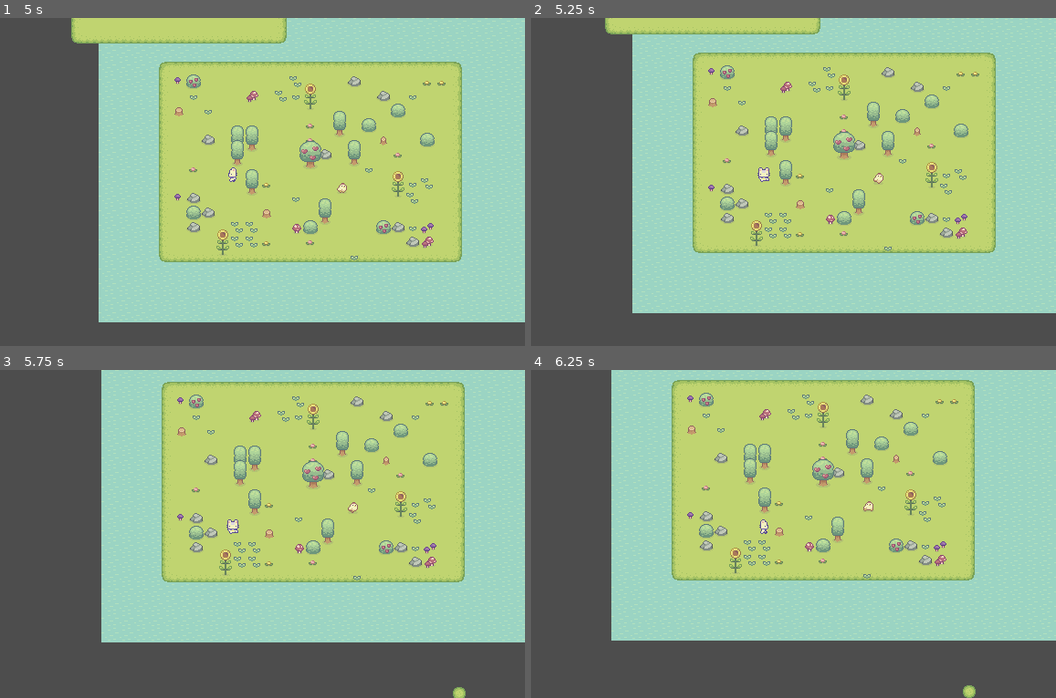
Above: before the commit, frames 1-4 (two rows, left to right).
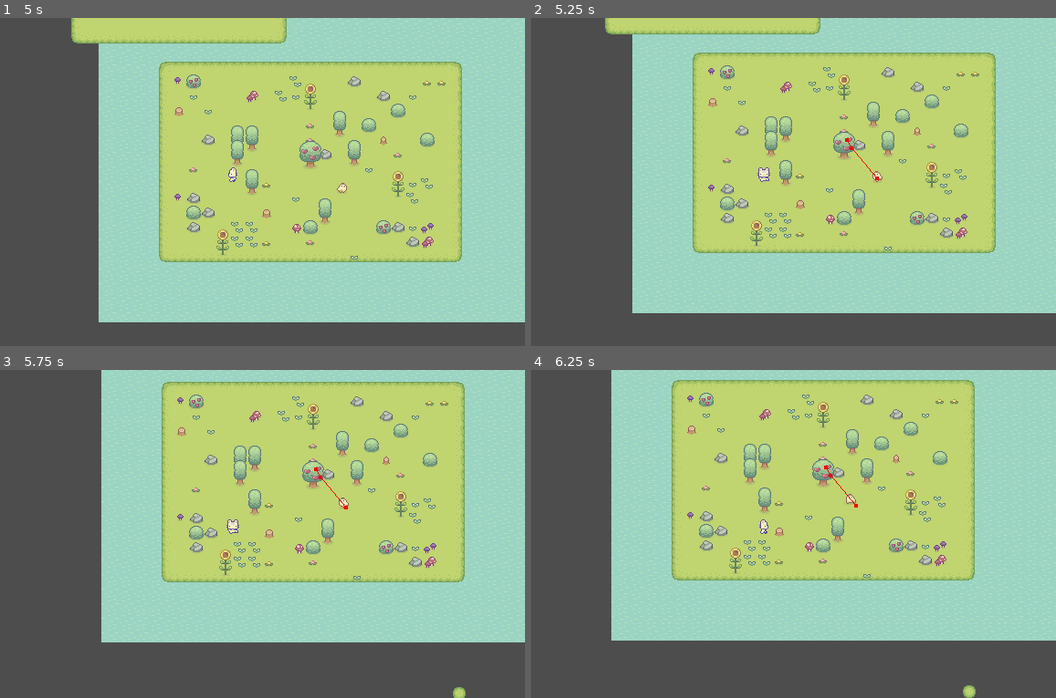
Above: after the commit, the same moments.

Repository: ataraxia1630/crop_game
Game: Godot game, scene res://scenes/test/test_scene_chicken_npc.tscn
The game is run twice, just before and just after one commit, with the same random seed, the same clock (stepped at 60 frames per second) and the same inputs. The project has no main scene, so this scene is started directly.
Inputs:
- Up to frame 1 (5 s): hold D (walk_right) 0.53-1.28 s; tap one key every 0.75 s from 0.6 s: O (chopping) I (tilling) P (watering) O (chopping) I (tilling) P (watering); hold S (walk_down) 1.28-2.03 s; hold D (walk_right) 2.03-2.78 s; hold W (walk_up) 2.78-3.53 s; hold A (walk_left) from 3.53 s (still down)
- Up to frame 2 (5.25 s): release A (walk_left) at 5.03 s; hold S (walk_down) from 5.03 s (still down); tap O (chopping) at 5.1 s
- Up to frame 3 (5.75 s): keep holding S (walk_down)
- Up to frame 4 (6.25 s): release S (walk_down) at 5.78 s; hold D (walk_right) from 5.78 s (still down); tap I (tilling) at 5.85 s

Frame 1 is identical in both runs. In frame 2, less than 0.1% of the frame differs, in the area x 59-68%, y 36-51%; in frame 3, 0.1%; in frame 4, 0.1%, in the area x 55-66%, y 29-44%.
Error in both runs: Invalid access to property or key 'hit_damage' on a base object of type 'Dictionary'. (res://scenes/components/hit_component.gd:21)

Commit message:
chicken navigation with region and agent

Diff:
--- a/project.godot
+++ b/project.godot
@@ -67,6 +67,7 @@
 [layer_names]
 
 2d_physics/layer_1="Ground"
+2d_navigation/layer_1="Chicken Navigation"
 2d_physics/layer_2="Player"
 2d_physics/layer_3="Interactable"
 2d_physics/layer_4="Tool"
--- a/scenes/characters/chicken/chicken.tscn
+++ b/scenes/characters/chicken/chicken.tscn
@@ -74,6 +74,10 @@
 [node name="CollisionShape2D" type="CollisionShape2D" parent="."]
 shape = SubResource("CircleShape2D_wxs42")
 
+[node name="NavigationAgent2D" type="NavigationAgent2D" parent="."]
+avoidance_enabled = true
+debug_enabled = true
+
 [node name="StateMachine" type="Node" parent="." node_paths=PackedStringArray("initial_state")]
 script = ExtResource("2_awcwn")
 initial_state = NodePath("Idle")
@@ -83,7 +87,8 @@
 chicken = NodePath("../..")
 animated_sprite_2d = NodePath("../../AnimatedSprite2D")
 
-[node name="Walk" type="Node" parent="StateMachine" node_paths=PackedStringArray("chicken", "animated_sprite_2d")]
+[node name="Walk" type="Node" parent="StateMachine" node_paths=PackedStringArray("chicken", "animated_sprite_2d", "navigation_agent_2d")]
 script = ExtResource("4_r6a33")
 chicken = NodePath("../..")
 animated_sprite_2d = NodePath("../../AnimatedSprite2D")
+navigation_agent_2d = NodePath("../../NavigationAgent2D")
--- a/scenes/characters/chicken/walk_state.gd
+++ b/scenes/characters/chicken/walk_state.gd
@@ -3,10 +3,17 @@
 @export var chicken: CharacterBody2D
 @export var animated_sprite_2d: AnimatedSprite2D
 @export var walking_timer: float = 10.0
+@export var navigation_agent_2d: NavigationAgent2D
 
 var timer: Timer
+var is_walk_state_timeout: bool = false
 
-var is_walk_state_timeout: bool = false
+var speed: float
+var min_speed: float = 5.0
+var max_speed: float = 10.0
+
+func _ready() -> void:
+	navigation_agent_2d.navigation_finished.connect(on_navigation_finished)
 
 # when the state become active
 func _on_enter() -> void:
@@ -20,7 +27,8 @@
 	timer.start()
 
 	animated_sprite_2d.play("walk")
-
+	set_new_target()
+	set_new_speed()
 
 # when the state is about to change
 func _on_exit() -> void:
@@ -34,7 +42,10 @@
 	pass
 
 func _on_physics_process(_delta : float) -> void:
-	chicken.velocity.x = RandomNumberGenerator.new().randf_range(10, 15)
+	var target_pos = navigation_agent_2d.get_next_path_position()
+	var direction = chicken.global_position.direction_to(target_pos)
+	animated_sprite_2d.flip_h = direction.x < 0
+	chicken.velocity = direction * speed
 	chicken.move_and_slide()
 
 func _on_next_transitions() -> void:
@@ -44,3 +55,14 @@
 
 func on_walk_state_timeout():
 	is_walk_state_timeout = true
+
+func on_navigation_finished():
+	set_new_target()
+	set_new_speed()
+
+func set_new_target():
+	var target: Vector2 = NavigationServer2D.map_get_random_point(navigation_agent_2d.get_navigation_map(), navigation_agent_2d.navigation_layers, false)
+	navigation_agent_2d.target_position = target
+
+func set_new_speed():
+	speed = randf_range(min_speed, max_speed)
--- a/scenes/test/test_scene_chicken_npc.tscn
+++ b/scenes/test/test_scene_chicken_npc.tscn
@@ -1,8 +1,13 @@
-[gd_scene load_steps=4 format=4 uid="uid://dm1wij4npc4g8"]
+[gd_scene load_steps=5 format=4 uid="uid://dm1wij4npc4g8"]
 
 [ext_resource type="TileSet" uid="uid://cpsaxkugdwu33" path="res://tilesets/game_tile_set.tres" id="1_5yr6h"]
 [ext_resource type="PackedScene" uid="uid://qfy6ownn2soo" path="res://scenes/characters/player/player.tscn" id="2_pb77t"]
 [ext_resource type="PackedScene" uid="uid://2f62lmm1vmjw" path="res://scenes/characters/chicken/chicken.tscn" id="3_pb77t"]
+
+[sub_resource type="NavigationPolygon" id="NavigationPolygon_pb77t"]
+vertices = PackedVector2Array(16.7969, 29.7422, 30.8438, 17.6328, 37.4688, 39.7109, 14.3828, 87.9219, 96.7734, 95.6484, 89.8516, 41.7969, 117.313, 78.4219)
+polygons = Array[PackedInt32Array]([PackedInt32Array(0, 1, 2, 3), PackedInt32Array(4, 3, 2, 5, 6)])
+outlines = Array[PackedVector2Array]([PackedVector2Array(45, 30, 95, 32, 131, 80, 100, 106, 4, 97, 7, 25, 36, 0)])
 
 [node name="TestSceneTilemapYSort" type="Node2D"]
 y_sort_enabled = true
@@ -38,6 +43,12 @@
 
 [node name="Camera2D" type="Camera2D" parent="Player"]
 
-[node name="Chicken" parent="." instance=ExtResource("3_pb77t")]
+[node name="Chickens" type="Node2D" parent="."]
+
+[node name="NavigationRegion2D" type="NavigationRegion2D" parent="Chickens"]
+position = Vector2(203, 210)
+navigation_polygon = SubResource("NavigationPolygon_pb77t")
+
+[node name="Chicken" parent="Chickens" instance=ExtResource("3_pb77t")]
 y_sort_enabled = true
 position = Vector2(268, 283)
